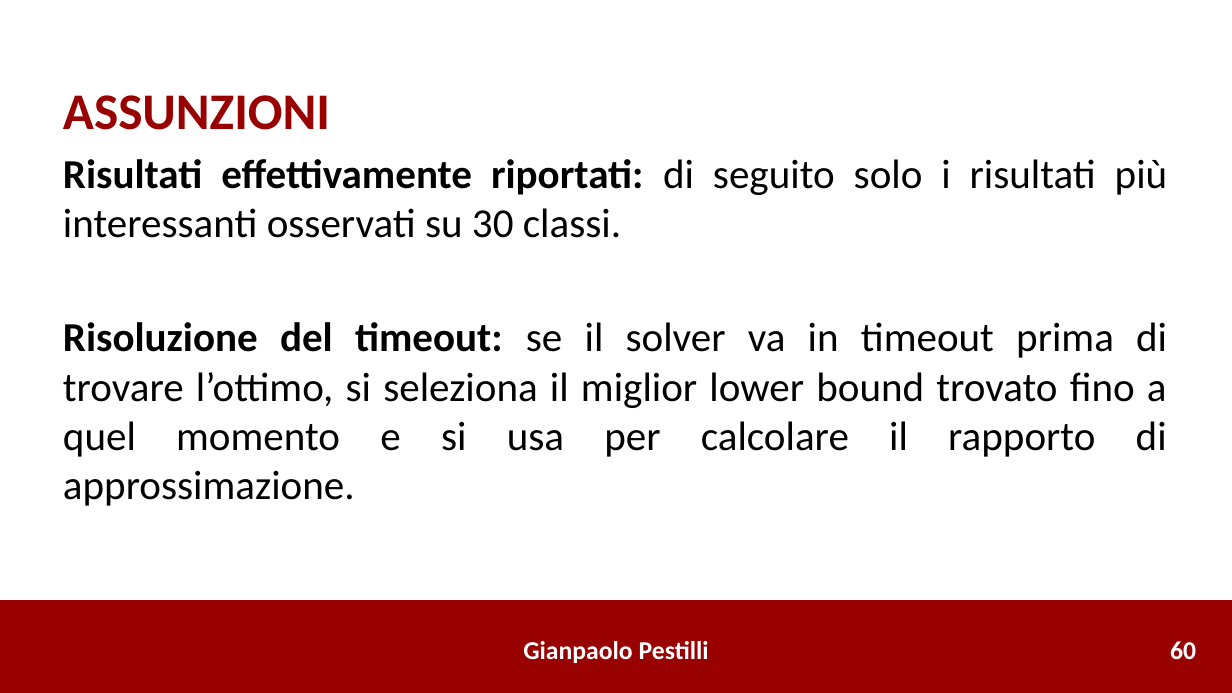
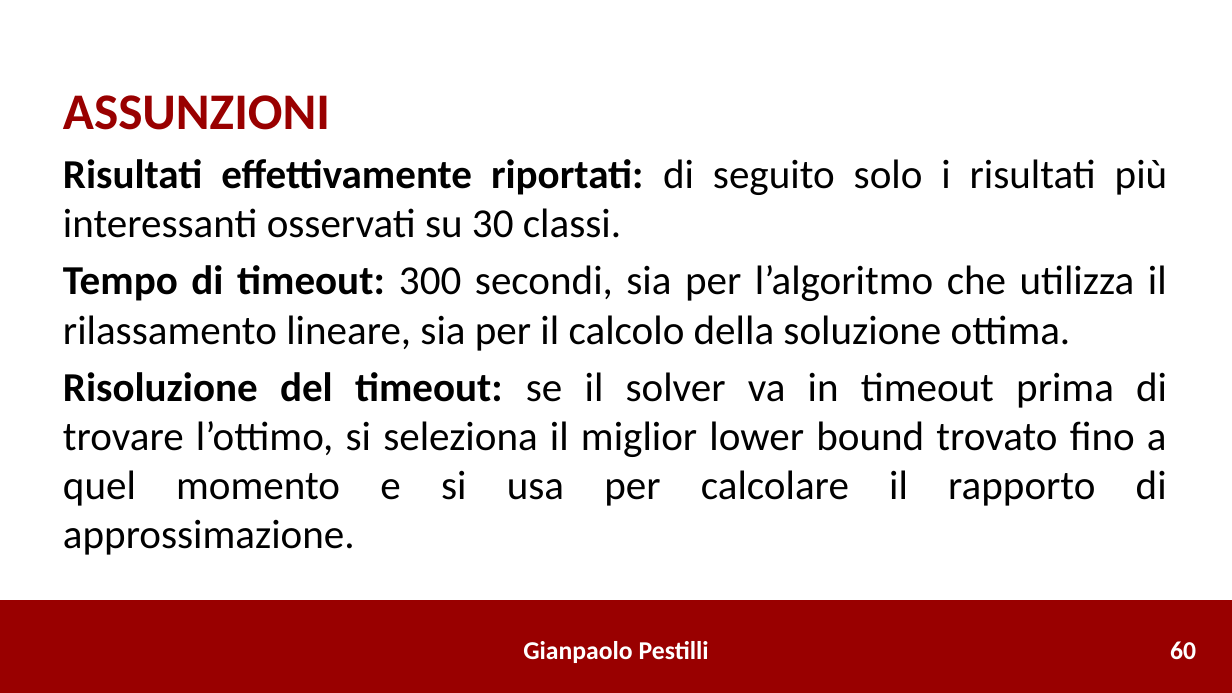
Before and after one commit to gianpaolo-pestilli/amod_project, a slide deck: slide 62 of Risultati_0386492.pptx. Drawn at 1232x693 pixels with LibreOffice and Linux fonts; fonts in the diff are those of the drawing. Boxes give left, top, right and bottom in pixels: in the first picture for what was removed or moved away, otherwise in the second. Text is boxed around its words. In the diff, an @@ line names an element or a change of style, - is before the commit and + after.

```diff
--- a/Risultati_0386492.pptx
+++ b/Risultati_0386492.pptx
@@ text at (x1=63, y1=265, x2=1167, y2=351): paragraph added @@
+Tempo di timeout: 300 secondi, sia per l’algoritmo che utilizza il rilassamento lineare, sia per il calcolo della soluzione ottima.
```
Also in this commit, not shown: 3 other slides changed, 1 slide added, 12 other files.
